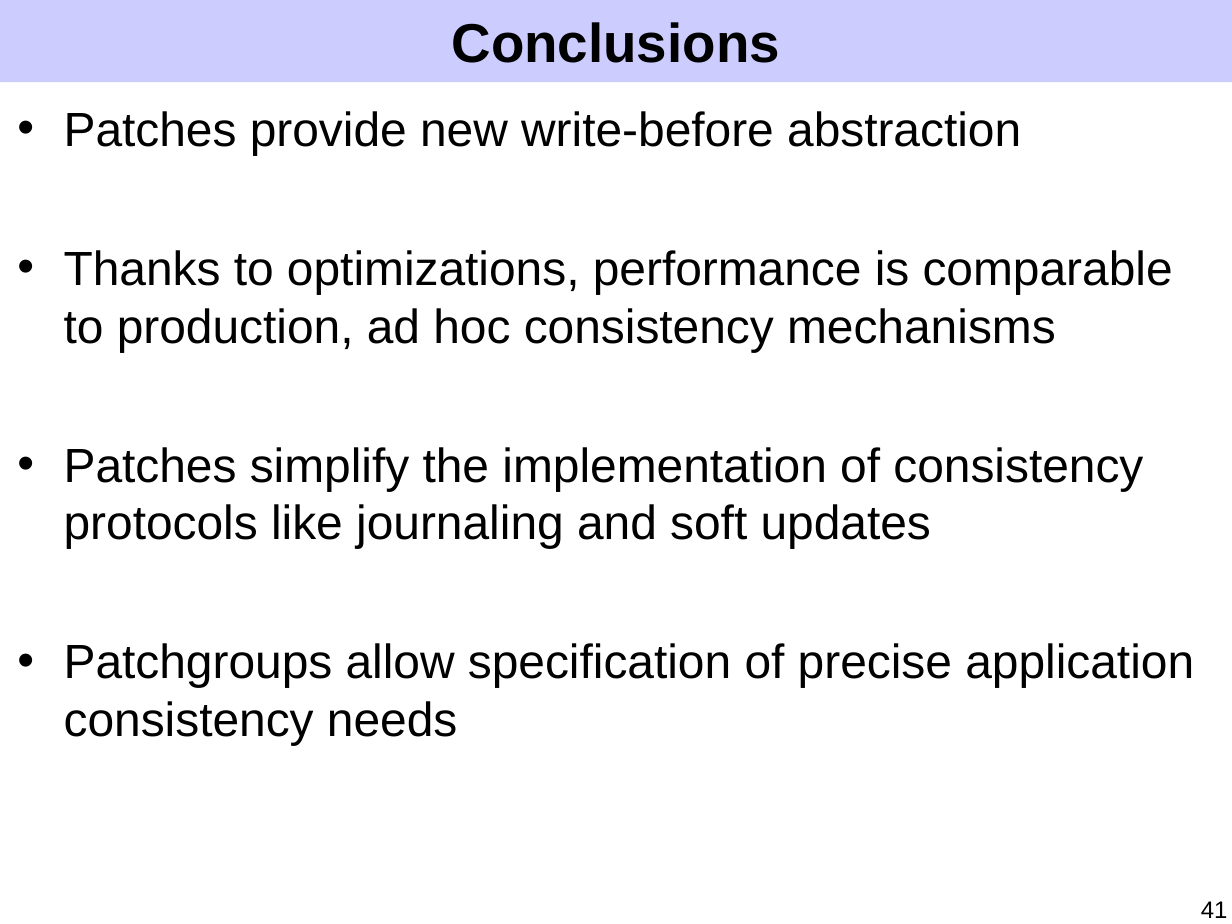
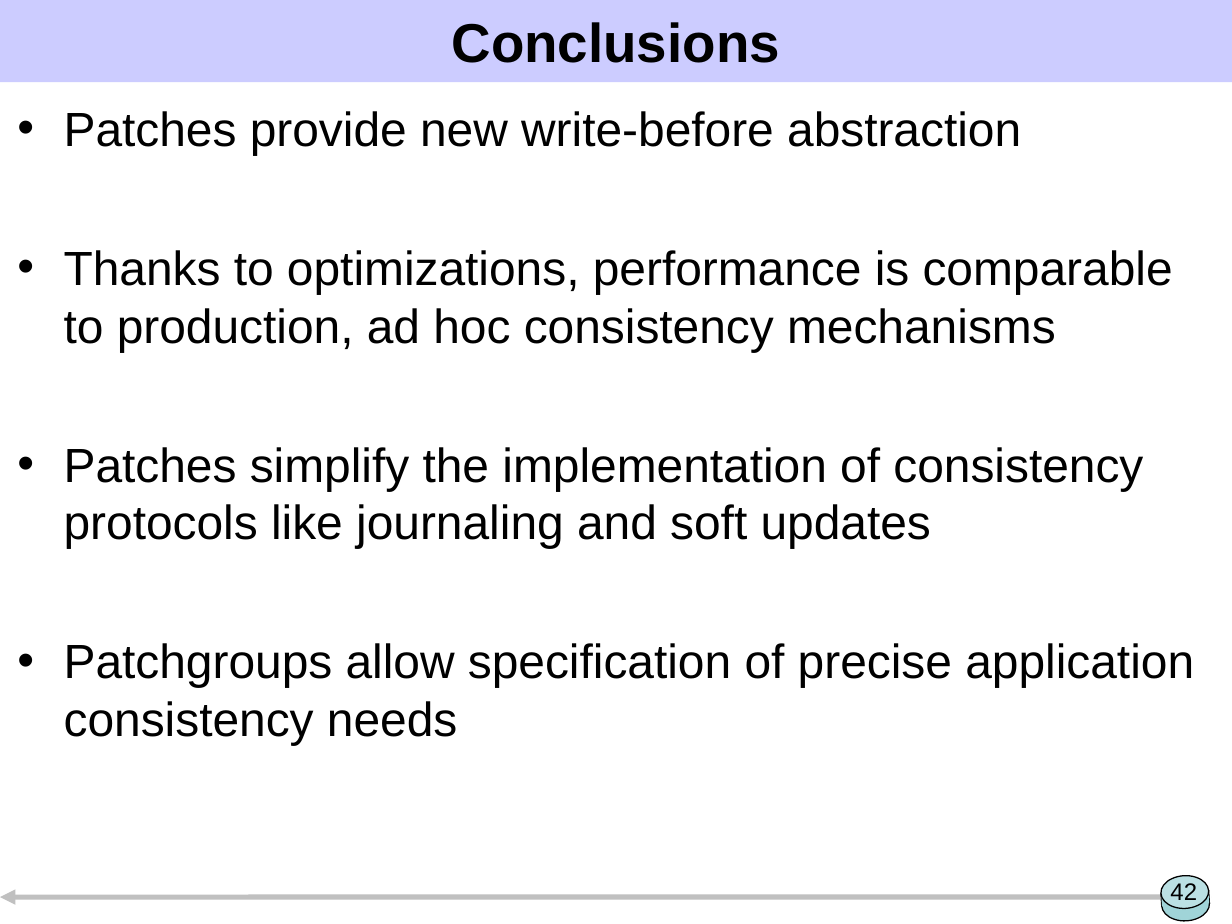
Before and after one commit to ucla-readable/fstitch-doc, a slide deck: slide 42 of sosp/pres.ppt (slide 41 before the commit). Drawn at 1232x924 pixels with LibreOffice and Linux fonts; fonts in the diff are those of the drawing. Boxes give left, top, right and bottom in pixels: in the first picture for what was removed or moved away, otherwise in the second. Text is boxed around its words. In the diff, an @@ line names an element or a change of style, - is before the commit and + after.

```diff
--- a/sosp/pres.ppt
+++ b/sosp/pres.ppt
@@ arrow added from (1161, 897) to (0, 897), #C0C0C0 3 pt @@
@@ group added at box(1160, 875, 1211, 923): 2 rectangles, 2 ellipses @@
@@ page number added at box(1170, 883, 1197, 906), 14 pt, text #000000 @@
+42
@@ arrow added from (1232, 897) to (1211, 897), #C0C0C0 3 pt @@
@@ rectangle added at box(1211, 872, 1232, 924), fill #FFFFFF @@
@@ page number removed at box(1201, 901, 1228, 918) @@
-41
```
Also in this commit, not shown: 41 other slides changed, 7 slides added, 6 slides removed.
